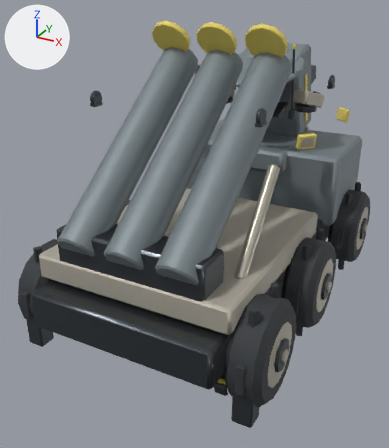
The FBX model unity/RogueCommandAssetAuthoring/Assets/RogueCommandExpansionSample/Models/SkyguardSAM.fbx, before and after one commit.
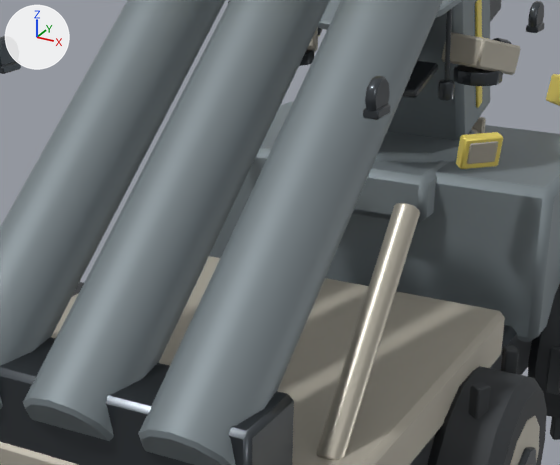
Old and new are each drawn whole from a camera (50 mm lens) standing at (2.11, -4.37, 2.93) and looking at (-0.16, -0.25, 0.86) and again close up on the part from 24% to 88% of the width and 17% to 63% of the height. The axes (+X, +Y, +Z) are drawn at upper left. The lights are the same throughout. The older version's two pictures come first.

Objects in the first close-up: 'SkyguardSAM_Batch_Gunmetal', 'SkyguardSAM_Batch_LightArmor', 'SkyguardSAM_Batch_PrimaryArmor', 'SkyguardSAM_Batch_Tread', 'SkyguardSAM_Batch_Warning', 'SkyguardSAM_Batch_WheelRim'.
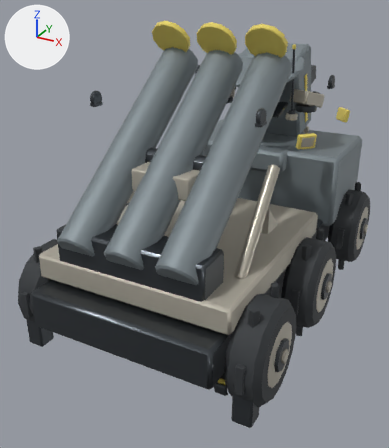
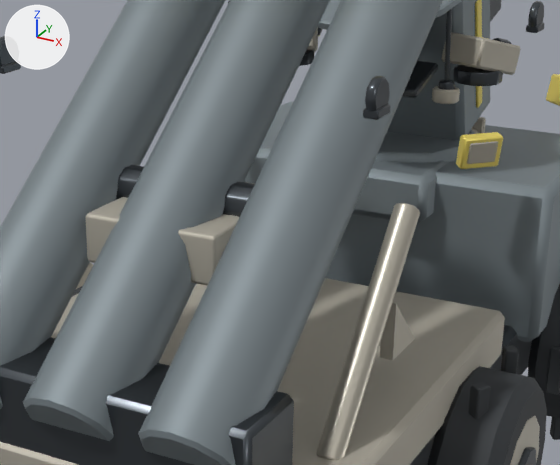
What differs and where, as boxes (x1, y1, x2, y2) in the close-ups (560 x 465 px):
part 1 of me_cylinder_077, added: after (116, 165, 255, 217)
part 2 of me_cube_080, added (mostly hidden): after (76, 182, 415, 360)
part 3 of me_cube_080, added: after (432, 86, 460, 104)

Patch to the scene script:
```diff
--- a/unity/RogueCommandAssetAuthoring/Assets/RogueCommandExpansionSample/Models/SkyguardSAM.fbx.py
+++ b/unity/RogueCommandAssetAuthoring/Assets/RogueCommandExpansionSample/Models/SkyguardSAM.fbx.py
@@ me_cube_080 @@
 # used by ob_skyguardsam_batch_lightarmor; location = (0.0, -0.62, 0.86)
-me_cube_080.from_pydata(...)  # 240 vertices, 258 faces; spans x -0.86..0.86, y -0.98..2.5, z -0.11..1.14
+me_cube_080.from_pydata(...)  # 684 vertices, 718 faces; spans x -0.86..0.86, y -0.98..2.5, z -0.43..1.14
+# me_cube_080 part 2: 252 vertices added at x -0.86..0.86, y -0.68..0.57, z -0.43..0.77
+# me_cube_080 part 3: 120 vertices added at x -0.11..0.44, y 1.34..1.94, z 0.86..1.06
+# other edits to the shape of me_cube_080 do not show in these pictures
 me_cube_080.materials.append(mat_skyguardsam_lightarmor)
@@ me_cylinder_077 @@
 # used by ob_skyguardsam_batch_gunmetal; location = (-1.121, -1.275, 0.495)
-me_cylinder_077.from_pydata(...)  # 2088 vertices, 2192 faces; spans x -0.02..2.26, y -0.5..3.16, z -0.44..1.92
+me_cylinder_077.from_pydata(...)  # 2472 vertices, 2590 faces; spans x -0.02..2.26, y -0.5..3.16, z -0.44..1.92
+# me_cylinder_077 part 1: a new loose piece of 60 vertices spanning x 0.78..1.46, y 0.41..0.58, z 1.06..1.23, in mat_skyguardsam_gunmetal (dark grey #4b5055)
+# other edits to the shape of me_cylinder_077 do not show in these pictures
 me_cylinder_077.materials.append(mat_skyguardsam_gunmetal)
```
